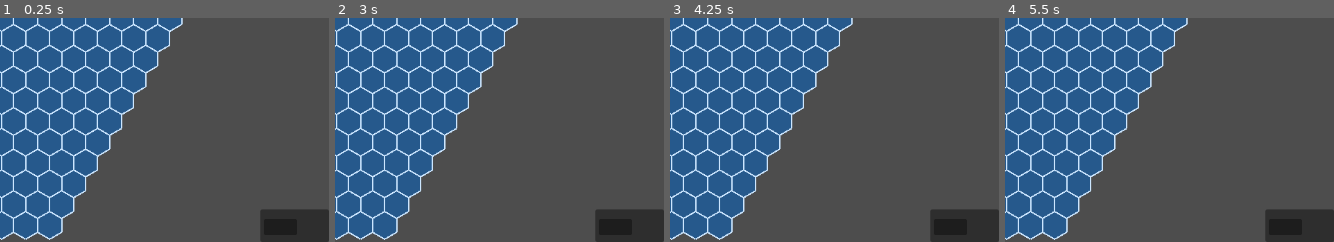
Above: before the commit, frames 1-4 (left to right).
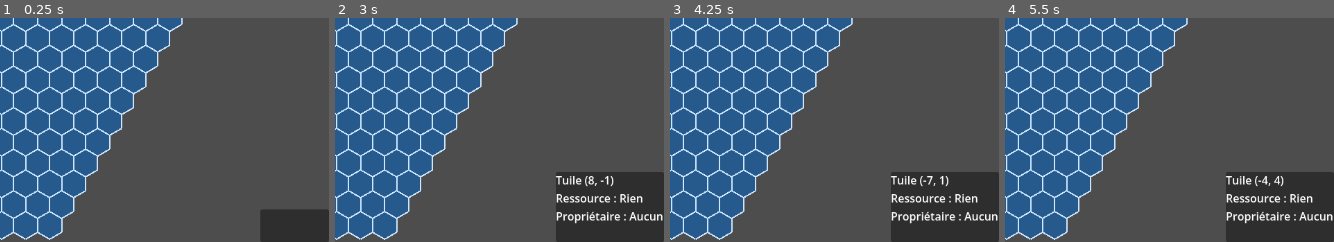
Above: after the commit, the same moments.

Repository: Shoshore/M2-Projet_Jeux_Serieux
Game: Godot game, scene res://tile_map.tscn
Same seed, same stepped clock (60 frames per second), same inputs: the game is played once before the commit and once after it.
Inputs (mouse positions are % of the whole screen's width and height, from its top left):
- Up to frame 1 (0.25 s): no input
- Up to frame 2 (3 s): click (93, 97) at 0.52 s; click (93, 97) at 1.27 s; click (93, 97) at 2.02 s; tap Enter at 2.75 s; move the mouse to (66, 45) at 2.77 s; click (66, 45) at 2.92 s
- Up to frame 3 (4.25 s): tap Space at 3.5 s; move the mouse to (15, 55) at 3.52 s; click (15, 55) at 3.67 s
- Up to frame 4 (5.5 s): tap Enter at 4.25 s; move the mouse to (52, 28) at 4.27 s; click (52, 28) at 4.42 s; tap Space at 5 s; move the mouse to (33, 70) at 5.02 s; click (33, 70) at 5.17 s
The pictures show only the part of the screen within x 50-100%, y 50-100%; the shares and areas given below are measured in that part.

The runs differ from the first frame. In frame 2, 7.1% of the frame differs, in the area x 67-100%, y 68-100%; in frame 3, 7.1%; in frame 4, 7.1%.

Commit message:
preview tile info2

Diff:
--- a/scripts/map.gd
+++ b/scripts/map.gd
@@ -2,6 +2,7 @@
 
 class_name Map
 
+@onready var info_label: Label = get_node("CanvasLayer/info/Label")
 const TAILLE_HEX : float = 20.0
 const COULEUR_REMPLISSAGE := Color(0.15, 0.35, 0.55)
 const COULEUR_CONTOUR := Color(0.8, 0.9, 1.0)
@@ -10,7 +11,7 @@
 var tableau_hexagonal : Array[Tile] = []
 
 func on_tile_clicked(tile: Tile) -> void:
-	tile.afficher_infos()
+	info_label.text = tile.get_info_text()
 
 func _ready() -> void:
 	tableau_hexagonal = generer_grille_hexagonale(rayon_grille)
--- a/tile_map.tscn
+++ b/tile_map.tscn
@@ -11,7 +11,7 @@
 
 [node name="CanvasLayer" type="CanvasLayer" parent="." unique_id=1020972732]
 
-[node name="firm_info" type="Panel" parent="CanvasLayer" unique_id=1859642561]
+[node name="info" type="PanelContainer" parent="CanvasLayer" unique_id=673878352]
 anchors_preset = 3
 anchor_left = 1.0
 anchor_top = 1.0
@@ -22,24 +22,5 @@
 grow_horizontal = 0
 grow_vertical = 0
 
-[node name="info" type="PanelContainer" parent="CanvasLayer/firm_info" unique_id=673878352]
-layout_mode = 1
-anchors_preset = 3
-anchor_left = 1.0
-anchor_top = 1.0
-anchor_right = 1.0
-anchor_bottom = 1.0
-offset_left = -94.0
-offset_top = -24.0
-offset_right = -46.0
-offset_bottom = -10.0
-grow_horizontal = 0
-grow_vertical = 0
-
-[node name="button_skill_tree" type="Button" parent="CanvasLayer/firm_info/info" unique_id=1628344484]
+[node name="Label" type="Label" parent="CanvasLayer/info" unique_id=119894826]
 layout_mode = 2
-
-[node name="Label" type="Label" parent="CanvasLayer/firm_info/info" unique_id=119894826]
-layout_mode = 2
-
-[connection signal="pressed" from="CanvasLayer/firm_info/info/button_skill_tree" to="CanvasLayer/firm_info" method="_on_button_pressed"]
Not shown, added: .gitignore
